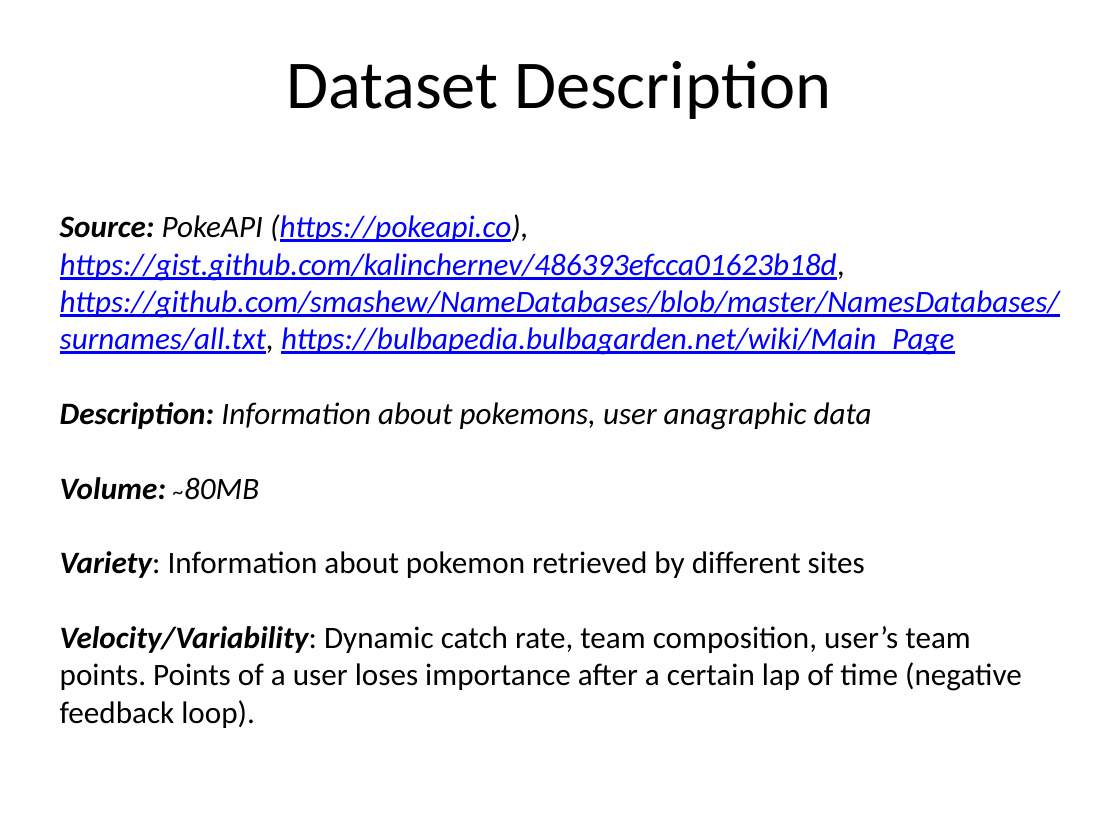
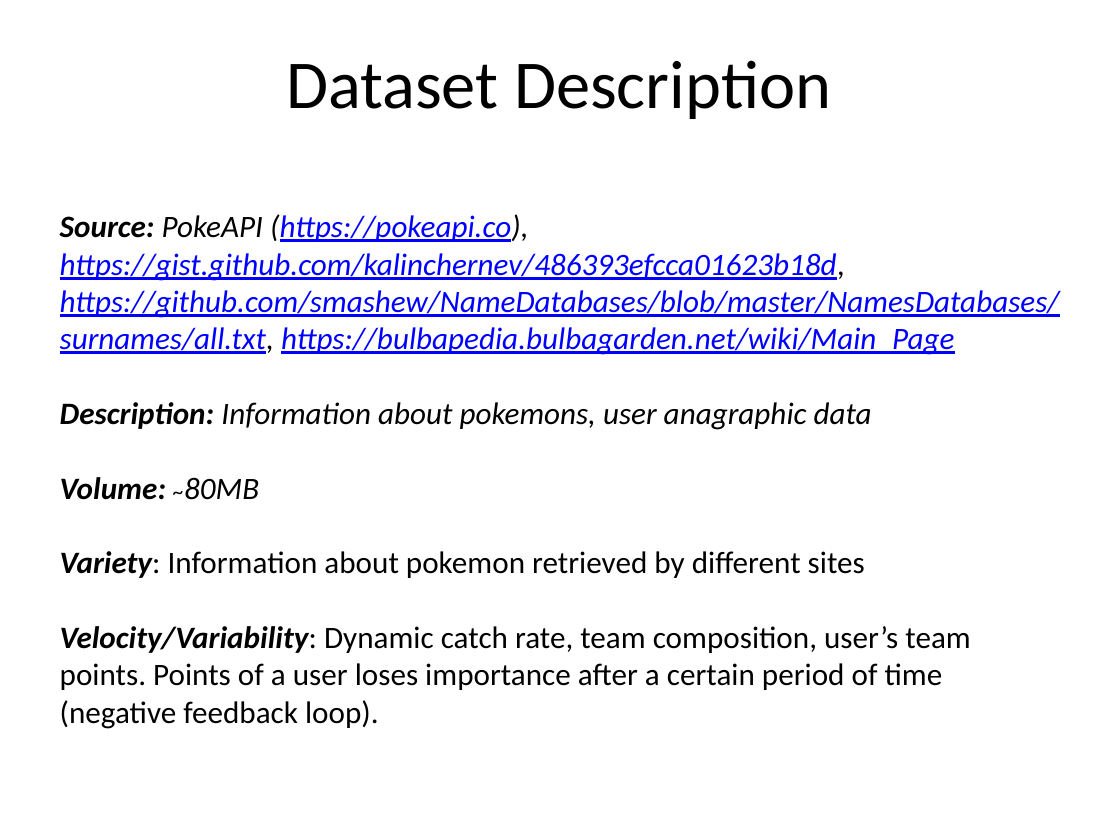
Before and after one commit to edofazza/pokeMongo, a slide deck: slide 5 of Documentation/slides.pptx. Drawn at 1120x840 pixels with LibreOffice and Linux fonts; fonts in the diff are those of the drawing; background and template pictures are left out. Boxes give left, top, right and bottom in pixels: in the first picture for what was removed or moved away, otherwise in the second. Text is boxed around its words. In the diff, an @@ line names an element or a change of style, - is before the commit and + after.

```diff
--- a/Documentation/slides.pptx
+++ b/Documentation/slides.pptx
@@ text at bbox=[60, 626, 970, 729]: text changed @@
-Velocity/Variability: Dynamic catch rate, team composition, user’s team points. Points of a user loses importance after a certain lap of time (negative feedback loop).
+Velocity/Variability: Dynamic catch rate, team composition, user’s team points. Points of a user loses importance after a certain period of time (negative feedback loop).
```
Also in this commit, not shown: 1 other slide changed, 2 other files.
